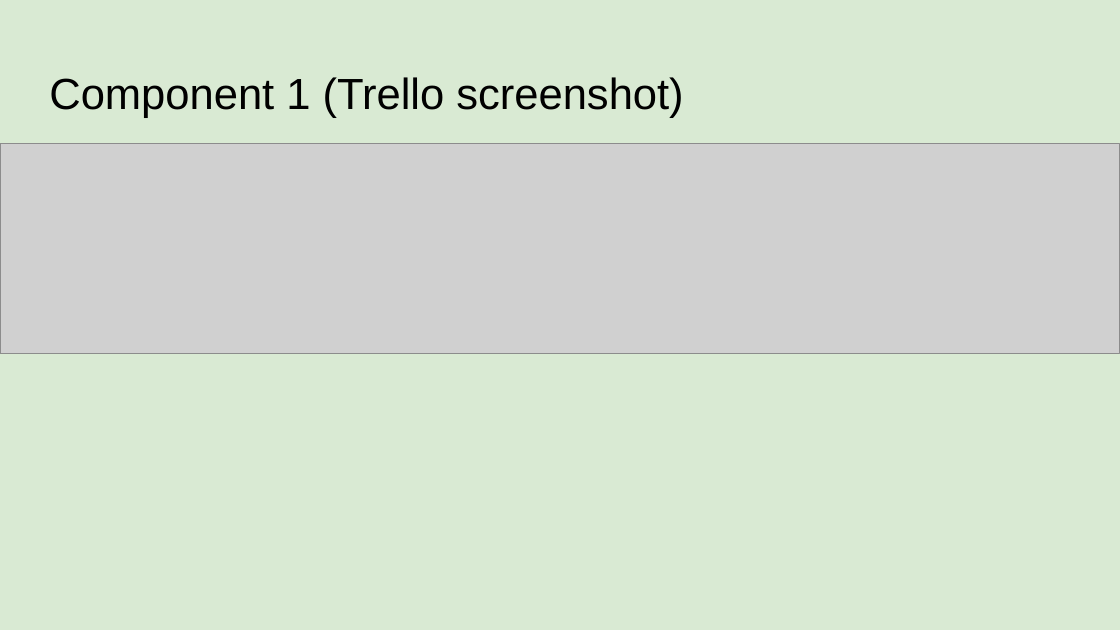
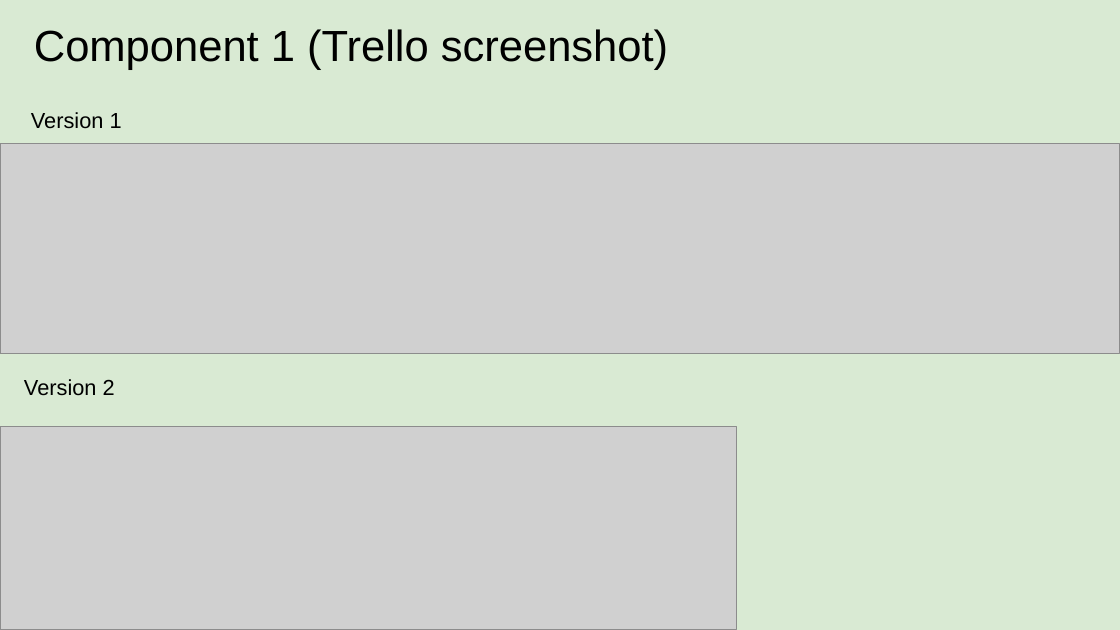
Before and after one commit to randombrunch/Pizza_Bot, a slide deck: slide 4 of 022_91893+_+91897+Documentation.pptx. Drawn at 1120x630 pixels with LibreOffice and Linux fonts; fonts in the diff are those of the drawing; grey boxes stand for pictures. Boxes give left, top, right and bottom in pixels: in the first picture for what was removed or moved away, otherwise in the second. Text is boxed around its words. In the diff, an @@ line names an element or a change of style, - is before the commit and + after.

```diff
--- a/022_91893+_+91897+Documentation.pptx
+++ b/022_91893+_+91897+Documentation.pptx
@@ title "Component 1 (Trello screenshot)": place and size @@
-title "Component 1 (Trello screenshot)" at [49,77,683,118]
+title "Component 1 (Trello screenshot)" at [34,29,668,70]
@@ text added at [31,112,122,129], 14 pt, text #000000 @@
+Version 1
@@ text added at [24,379,115,396], 14 pt, text #000000 @@
+Version 2
@@ picture added at [0,427,737,630] @@
```
Also in this commit, not shown: 1 slide added, 3 other files.
